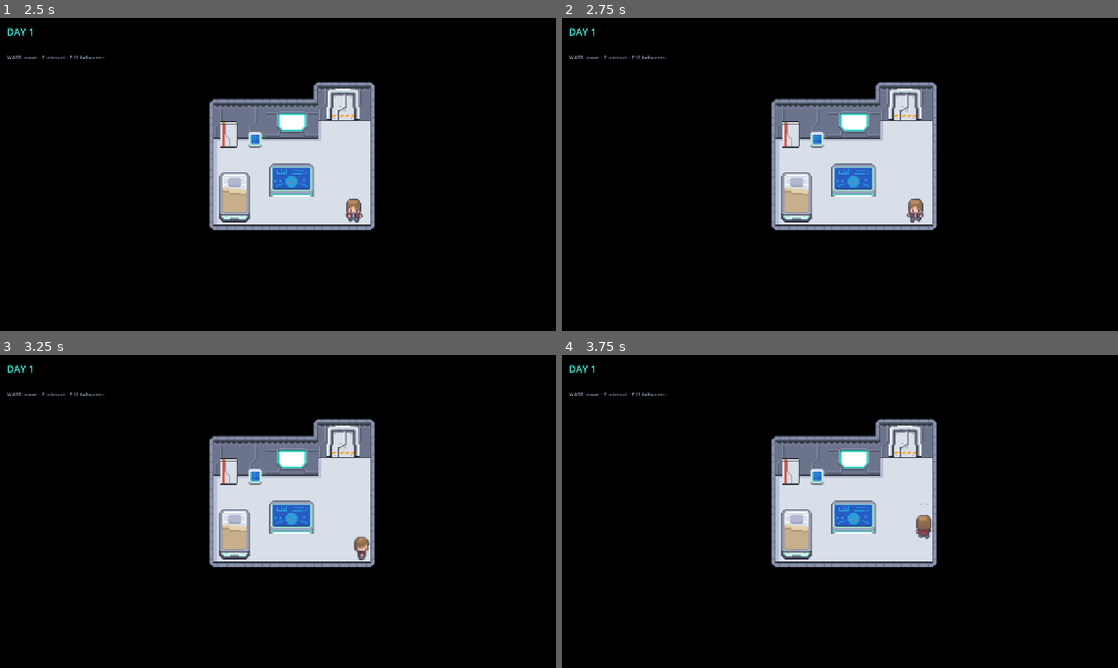
Above: before the commit, frames 1-4 (two rows, left to right).
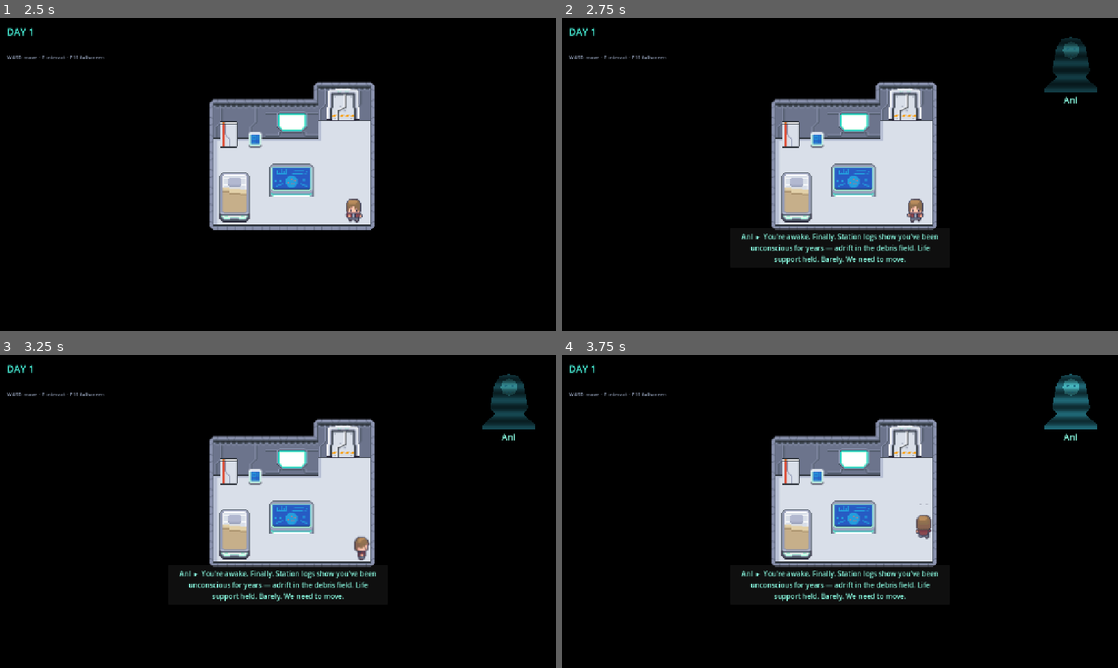
Above: after the commit, the same moments.

Repository: ahasl/kessler-cup-v01
Game: Godot game, scene res://ui/main_menu.tscn
Same seed, same stepped clock (60 frames per second), same inputs: the game is played once before the commit and once after it.
Inputs (mouse positions are in pixels of both pictures, inside the frame that each line leads up to):
- Up to frame 1 (2.5 s): click "New Game" at 0.5 s; tap Enter at 1.25 s; move the mouse to (400, 158) at 1.27 s; hold D (move_right) 1.28-2.03 s; hold E (interact) 1.28-2.03 s; move the mouse to (166, 190) at 2.02 s; hold S (move_down) from 2.03 s (still down); click (166, 190) at 2.1 s
- Up to frame 2 (2.75 s): keep holding S (move_down)
- Up to frame 3 (3.25 s): move the mouse to (333, 442) at 2.77 s; release S (move_down) at 2.78 s; hold D (move_right) from 2.78 s (still down); tap 6 at 2.85 s
- Up to frame 4 (3.75 s): move the mouse to (812, 574) at 3.52 s; release D (move_right) at 3.53 s; hold W (move_up) from 3.53 s (still down); tap E (interact) at 3.6 s

Frame 1 is identical in both runs. In frame 2, 2.5% of the frame differs, in the area x 32-97%, y 6-79%; in frame 3, 2.5%; in frame 4, 2.5%.

Commit message:
feat: add intro text

Diff:
--- a/scenes/station/station.gd
+++ b/scenes/station/station.gd
@@ -4,6 +4,7 @@
 ## station.tscn.
 
 const RESEARCH_FLAG := "research_station"
+const INTRO_FLAG    := "intro_shown"
 
 @onready var _bed: Interactable = %Bed
 @onready var _terminal: Interactable = %Terminal
@@ -27,6 +28,13 @@
 	_log.triggered.connect(_on_log)
 	EventBus.progress_unlocked.connect(func(_flag): _update_research())
 	_update_research()
+	if not ProgressManager.has(INTRO_FLAG):
+		ProgressManager.unlock(INTRO_FLAG)
+		get_tree().create_timer(1.2).timeout.connect(_say_intro)
+
+
+func _say_intro() -> void:
+	EventBus.say_id("intro")
 
 
 # The research lab only exists once Voyager 1 has been salvaged.
--- a/ui/ai_lines.gd
+++ b/ui/ai_lines.gd
@@ -47,6 +47,9 @@
 		"That's enough for today. Even I need a break, and I don't have a body.",
 		"No. You're done for today. Sleep. The asteroids will still be there.",
 	],
+	"intro": [
+		"You're awake. Finally. Station logs show you've been unconscious for years — adrift in the debris field. Life support held. Barely. We need to move.",
+	],
 }
 
 
